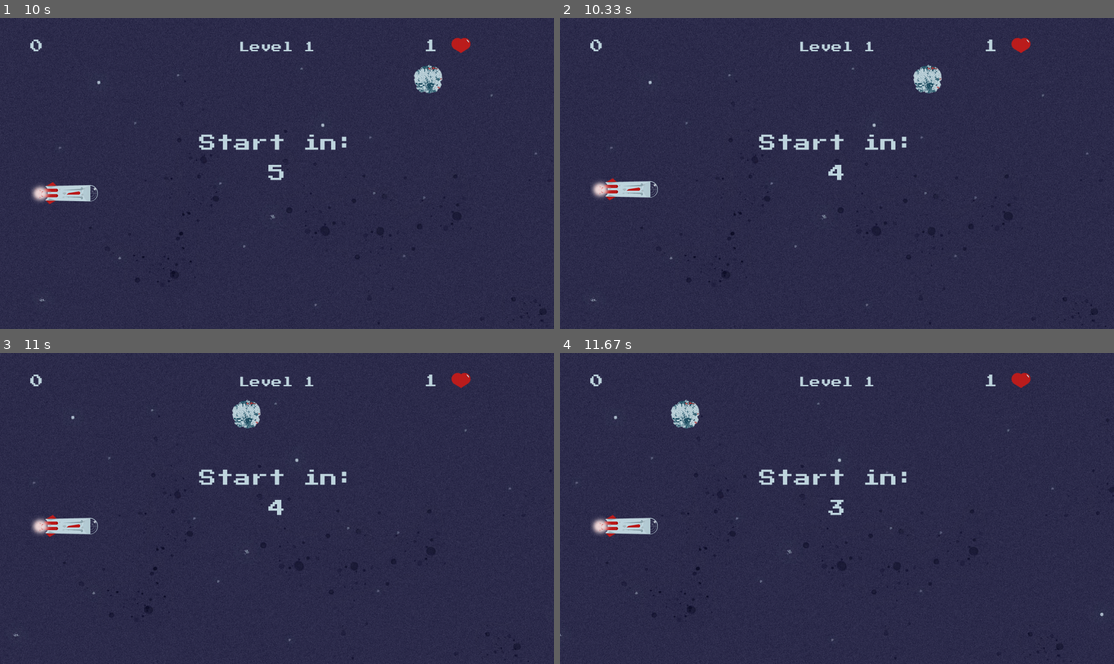
Above: before the commit, frames 1-4 (two rows, left to right).
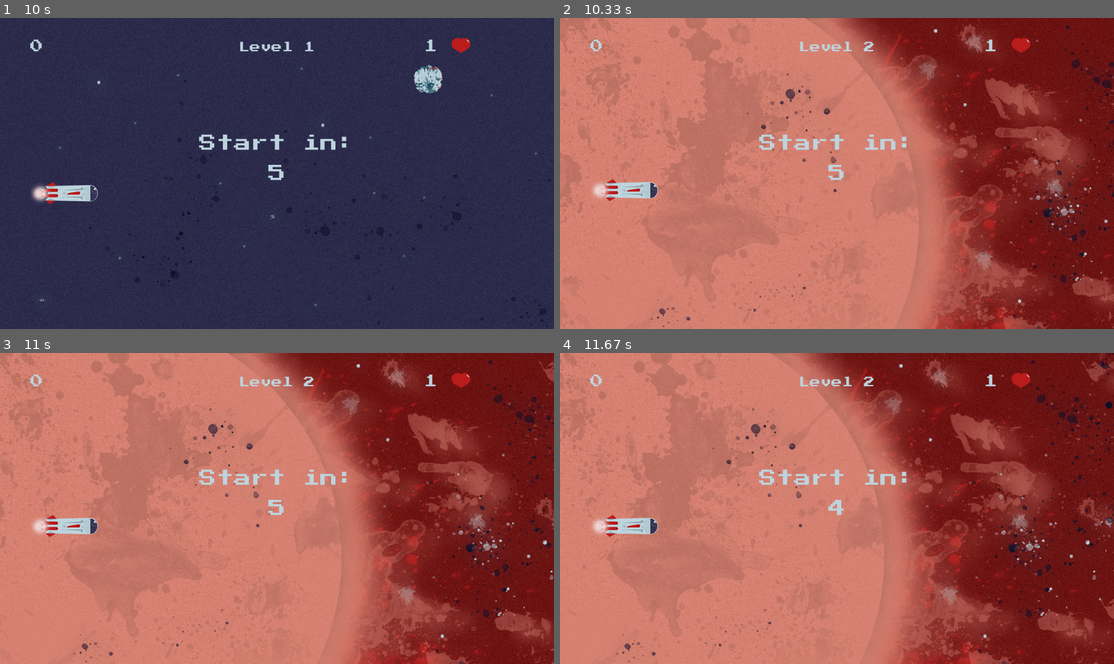
Above: after the commit, the same moments.

Repository: AdrianFSN/proyecto-final-pygame-quest
Game: pygame game, started from main.py
Same seed, same stepped clock (60 frames per second), same inputs: the game is played once before the commit and once after it.
Inputs:
- Up to frame 1 (10 s): tap Space at 0.33, 5.73, 6.03, 6.23, 6.63, 6.97, 7.3, 7.7, 8.1, 8.43, 8.77, 9.17, 9.57, 9.9 s; hold Up 5.67-6.13 s; hold Down 6.17-6.53 s; hold Up 6.57-6.87 s; hold Down 6.9-7.2 s; hold Up 7.23-7.6 s; hold Down 7.63-8 s; hold Up 8.03-8.33 s; hold Down 8.37-8.67 s; hold Up 8.7-9.07 s; hold Down 9.1-9.47 s; hold Up 9.5-9.8 s; hold Down from 9.83 s (still down)
- Up to frame 2 (10.33 s): release Down at 10.13 s; hold Up from 10.17 s (still down); tap Space at 10.23 s
- Up to frame 3 (11 s): release Up at 10.53 s
- Up to frame 4 (11.67 s): no input

Frame 1 is identical in both runs. In frame 2, 99% of the frame differs, in the area x 0-100%, y 0-100%; in frame 3, 99%; in frame 4, 99%.

Commit message:
feat: los fondos de cada nivel cambian automáticamente

Diff:
--- a/glumtar/__init__.py
+++ b/glumtar/__init__.py
@@ -1,7 +1,8 @@
 # Animations
-ANIMATION_FRAMES = 61  # Animations should have 60 frames
-BG_SCROLL_SPEED = 1  # Should be 1. Increase only for testing purposes.
+ANIMATION_FRAMES = 61  # Animations should have 60 frames.
+BG_SCROLL_SPEED = 10  # Should be 1. Increase only for testing purposes.
 FRAMES_SPEED = 1
+AVAILABLE_BG = 5  # One more than the actual amount.
 
 # Colors palette RGB
 COLUMBIA_BLUE = (192, 214, 223)
--- a/glumtar/resolvelevel.py
+++ b/glumtar/resolvelevel.py
@@ -1,6 +1,6 @@
 import os
 import pygame
-from . import COLUMBIA_BLUE, CORAL_PINK, FONT, FPS, TOP_MARGIN_LIMIT, TITLE_FONT_SIZE, WIDTH
+from . import AVAILABLE_BG, COLUMBIA_BLUE, CORAL_PINK, FONT, FPS, TOP_MARGIN_LIMIT, TITLE_FONT_SIZE, WIDTH
 from .playlevel import PlayLevel
 
 
@@ -10,19 +10,32 @@
 
     def __init__(self, screen, player, scoreboard, livescounter, level):
         super().__init__(screen, scoreboard, livescounter, level)
+        self.player = player
+        self.scoreboard = scoreboard
+        self.lives_counter = livescounter
+        self.level = level
+
         self.available_bg = []
-        self.bg_A_controller = 2
-        self.bg_B_controller = 3
-        for bg in range(1, 5):
-            self.bg_resolve_route = os.path.join(
-                'glumtar', 'resources', 'images', f'BG_planet{bg}.jpg')
-            self.available_bg.append(self.bg_resolve_route)
-            # print(f'Estos son los fondos disponibles {self.available_bg}')
+        self.selected_bg = []
+        self.bg_controller = self.level - 1
+        self.bg_resolve_route_A = None
+        self.bg_resolve_route_B = None
+        for bg in range(1, AVAILABLE_BG):
+            if not bg % 2 == 0:
+                self.bg_resolve_route_A = os.path.join(
+                    'glumtar', 'resources', 'images', f'BG_planet{bg}.jpg')
+            else:
+                self.bg_resolve_route_B = os.path.join(
+                    'glumtar', 'resources', 'images', f'BG_planet{bg}.jpg')
+                self.available_bg.append(
+                    (self.bg_resolve_route_A, self.bg_resolve_route_B))
+        for bg_pairs in range(len(self.available_bg)):
+            self.selected_bg.append(self.available_bg[bg_pairs])
 
         self.background_A = pygame.image.load(
-            self.available_bg[self.bg_A_controller])
+            self.available_bg[self.bg_controller][0])
         self.background_B = pygame.image.load(
-            self.available_bg[self.bg_B_controller])
+            self.available_bg[self.bg_controller][1])
         self.background_B.set_alpha(self.alpha)
 
         self.bg_fade_in = pygame.USEREVENT + 6
@@ -34,10 +47,6 @@
         self.background_posX = 0
         self.background_posY = 0
 
-        self.player = player
-        self.scoreboard = scoreboard
-        self.lives_counter = livescounter
-        self.level = level
         self.go_to_exit = False
         self.exit = False
 
@@ -84,7 +93,7 @@
         return self.exit
 
     def add_level_title(self):
-        self.title = "Level 1"
+        self.title = f"Level {self.level}"
         font = FONT
         self.font_route = os.path.join('glumtar', 'resources', 'fonts', font)
         self.font_style = pygame.font.Font(self.font_route, TITLE_FONT_SIZE)
